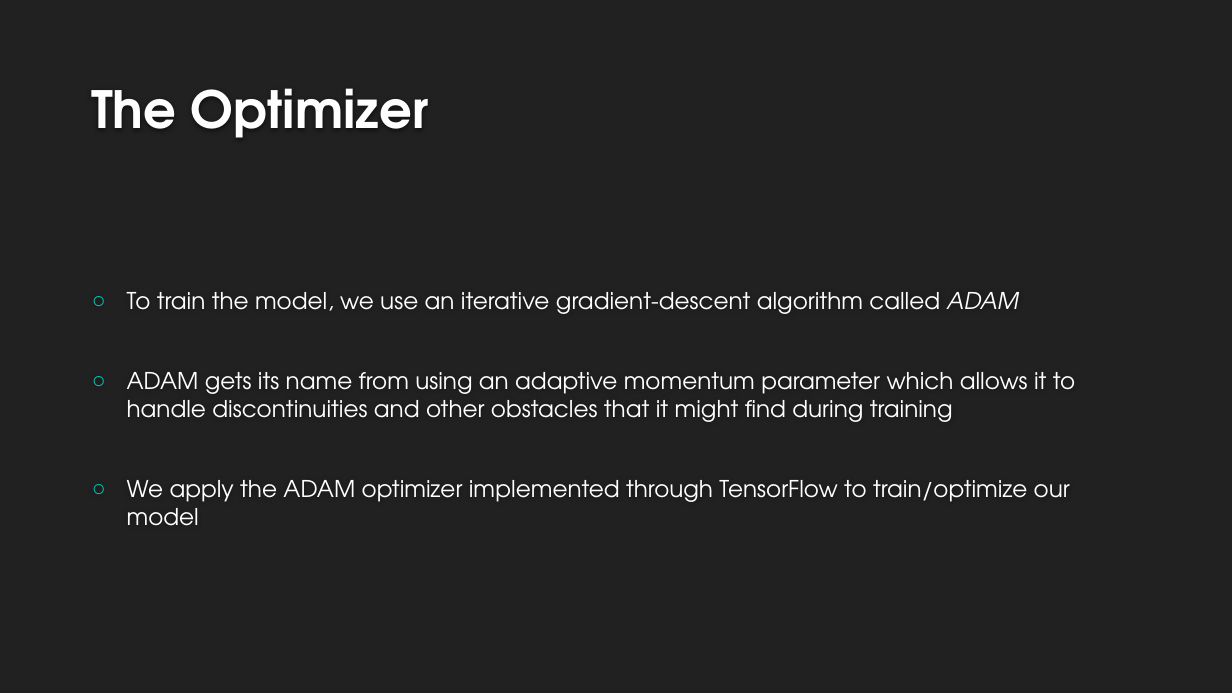
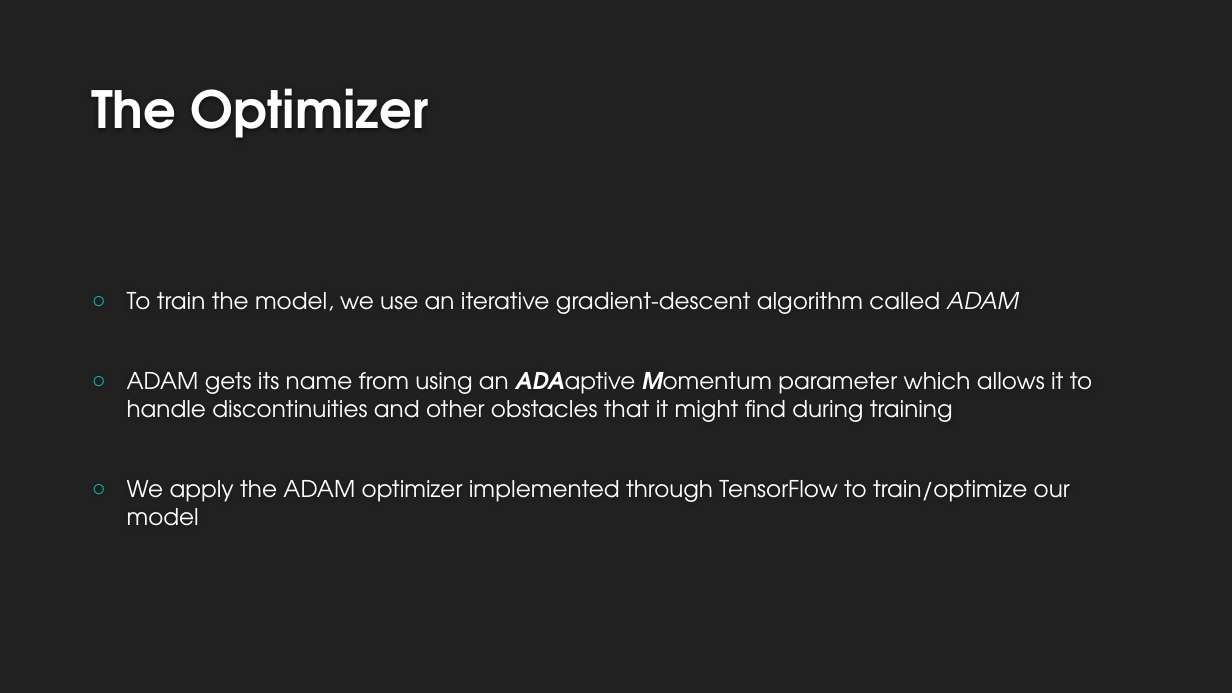
Before and after one commit to landonbuell/Buell-Masters-Project, a slide deck: slide 18 of milestones/BUELL_ENGR6970_Milestone04.pptx. Drawn at 1232x693 pixels with LibreOffice and Linux fonts; fonts in the diff are those of the drawing; background and template pictures are left out. Boxes give left, top, right and bottom in pixels: in the first picture for what was removed or moved away, otherwise in the second. Text is boxed around its words. In the diff, an @@ line names an element or a change of style, - is before the commit and + after.

```diff
--- a/milestones/BUELL_ENGR6970_Milestone04.pptx
+++ b/milestones/BUELL_ENGR6970_Milestone04.pptx
@@ text at (x1=127, y1=372, x2=1092, y2=422): text changed @@
-○ ADAM gets its name from using an adaptive momentum parameter which allows it to handle discontinuities and other obstacles that it might find during training
+○ ADAM gets its name from using an ADAaptive Momentum parameter which allows it to handle discontinuities and other obstacles that it might find during training
```
Also in this commit, not shown: 12 other slides changed, 5 slides added, 2 other files.
